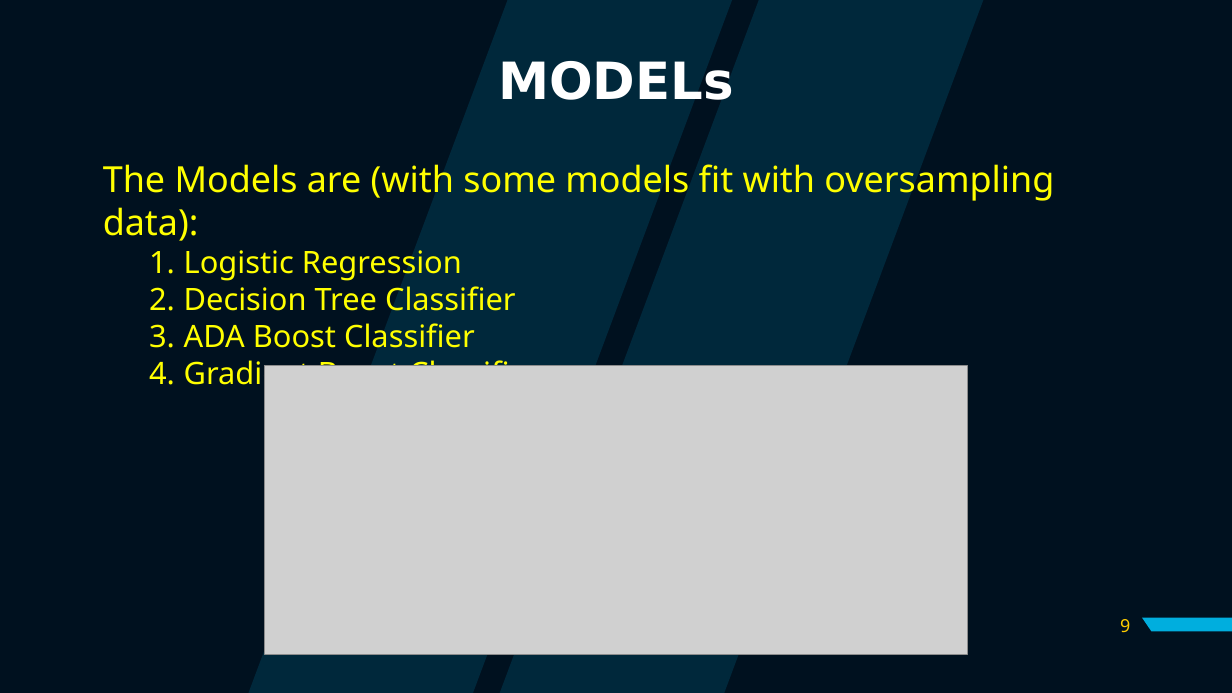
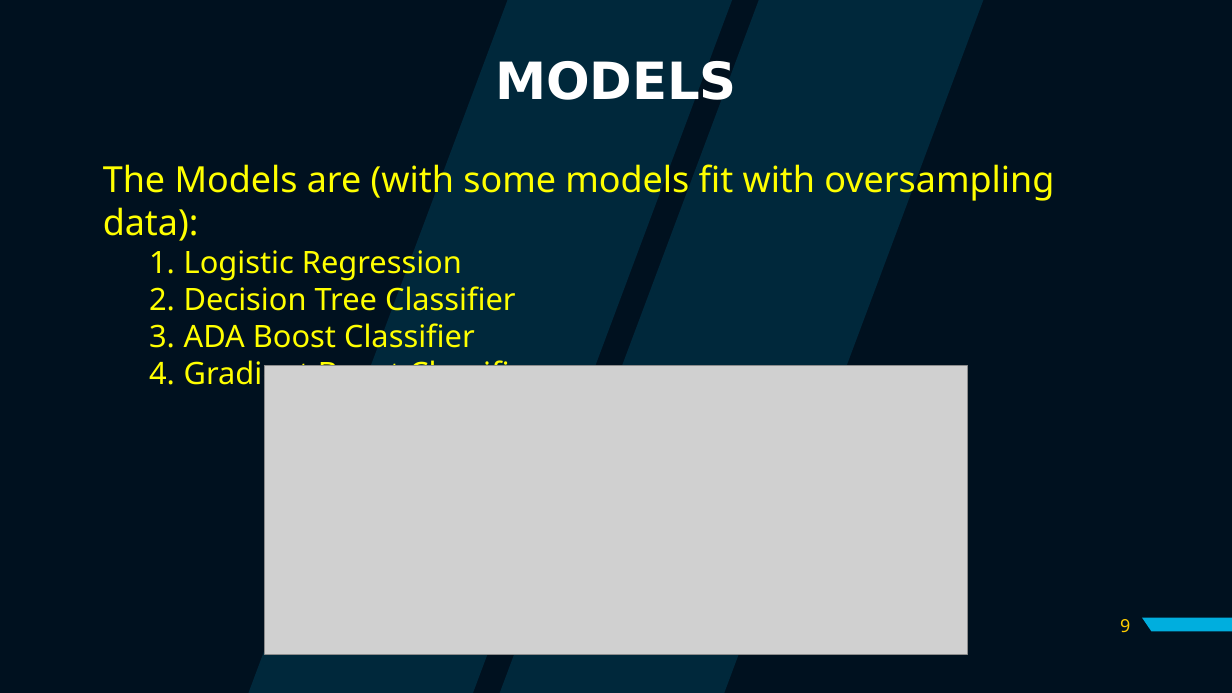
Before and after one commit to x-conx/Purwadhika_Projct_Finale, a slide deck: slide 9 of Credit Card Opening Prediction.pptx. Drawn at 1232x693 pixels with LibreOffice and Linux fonts; fonts in the diff are those of the drawing; grey boxes stand for pictures. Boxes give left, top, right and bottom in pixels: in the first picture for what was removed or moved away, otherwise in the second. Text is boxed around its words. In the diff, an @@ line names an element or a change of style, - is before the commit and + after.

```diff
--- a/Credit Card Opening Prediction.pptx
+++ b/Credit Card Opening Prediction.pptx
@@ title at bbox=[495, 61, 737, 100]: text changed @@
-MODELs
+MODELS
```
Also in this commit, not shown: 3 other slides changed, 7 slides added, 1 slide removed.
